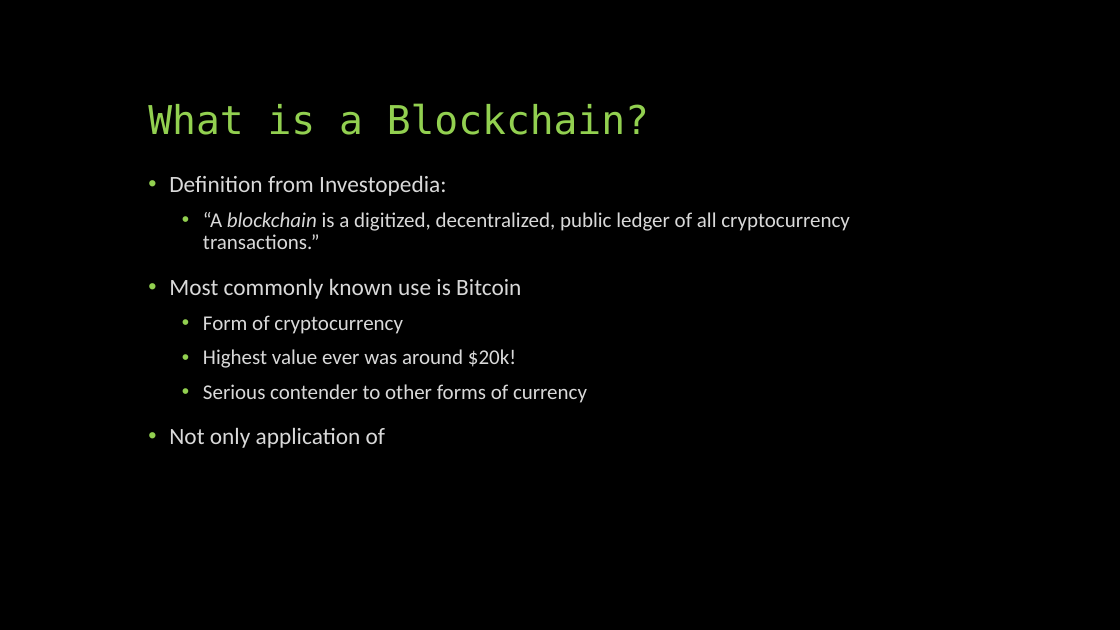
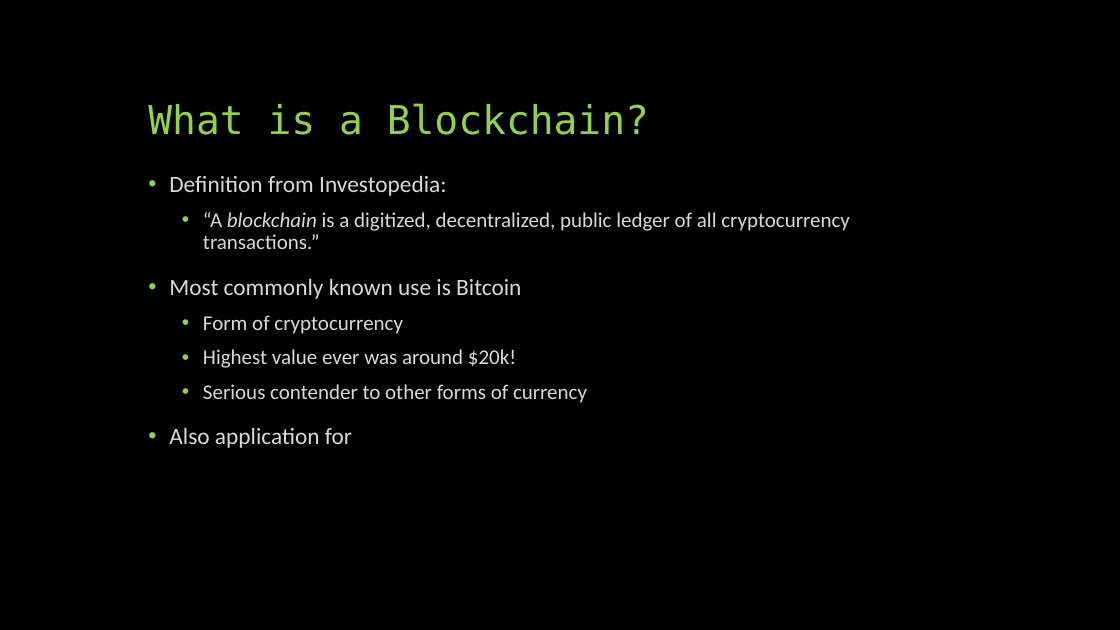
Before and after one commit to cowboy63/LendCoin, a slide deck: slide 2 of LendCoin.pptx. Drawn at 1120x630 pixels with LibreOffice and Linux fonts; fonts in the diff are those of the drawing. Boxes give left, top, right and bottom in pixels: in the first picture for what was removed or moved away, otherwise in the second. Text is boxed around its words. In the diff, an @@ line names an element or a change of style, - is before the commit and + after.

```diff
--- a/LendCoin.pptx
+++ b/LendCoin.pptx
@@ text at [169, 427, 352, 448]: text changed @@
-• Not only application of
+• Also application for
```
Also in this commit, not shown: 6 other files.
